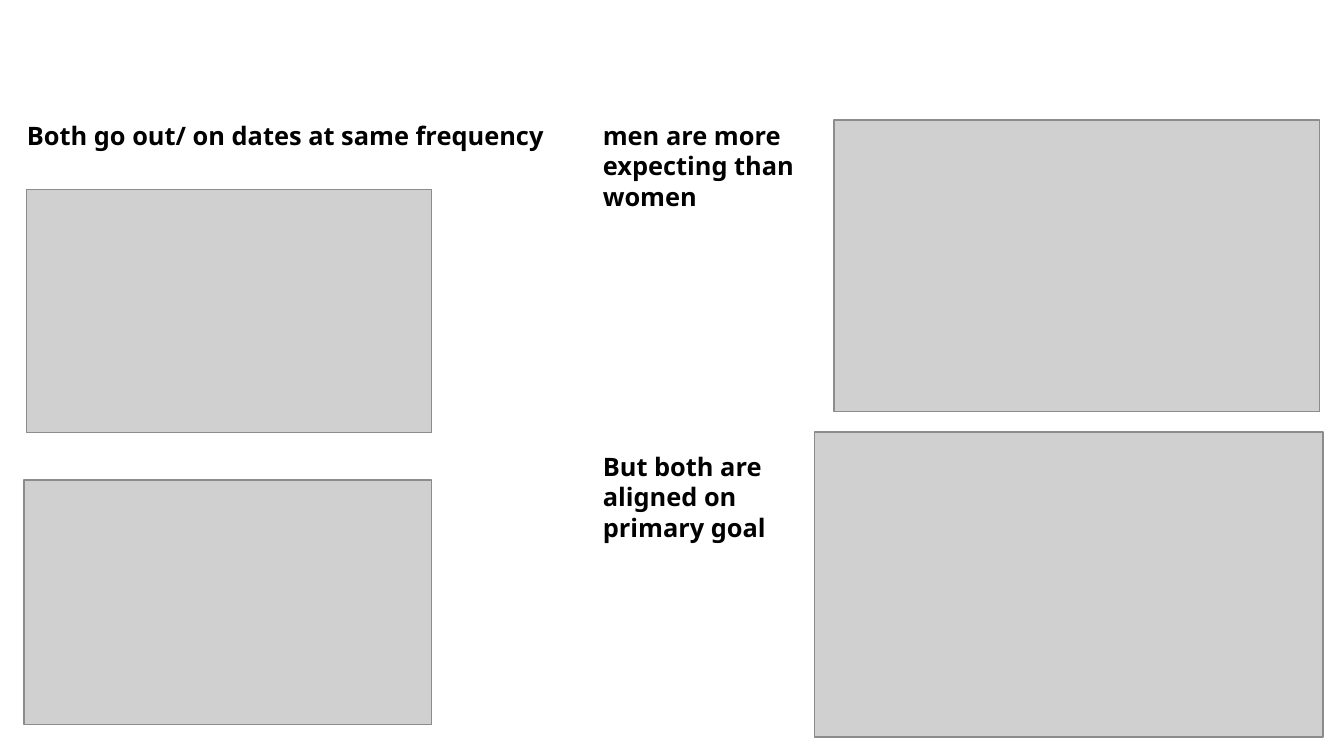
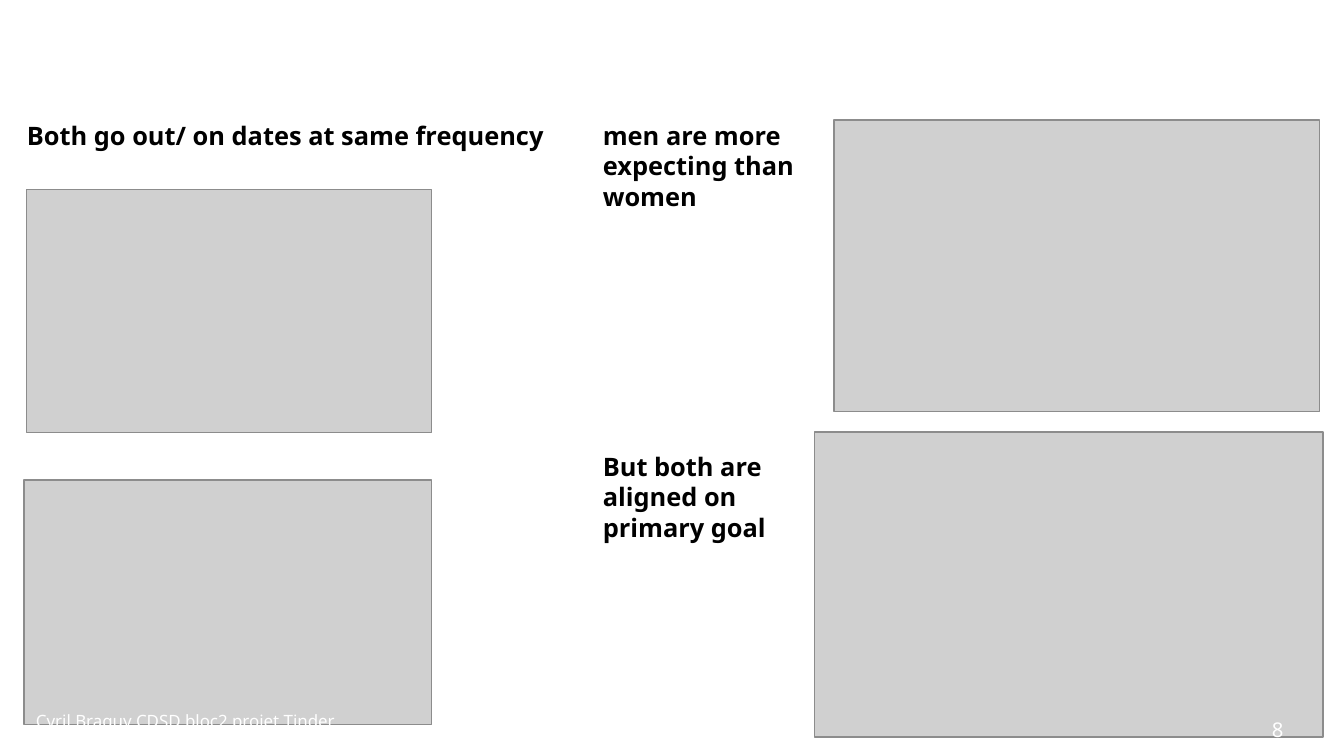
Before and after one commit to cyrilbraguy/Bl2_Tinder, a slide deck: slide 8 of doc/Braguy_CDSD_bl2_tinder.odp. Drawn at 1344x756 pixels with LibreOffice and Linux fonts; fonts in the diff are those of the drawing; grey boxes stand for pictures; background and template pictures are left out. Boxes give left, top, right and bottom in pixels: in the first picture for what was removed or moved away, otherwise in the second. Text is boxed around its words. In the diff, an @@ line names an element or a change of style, - is before the commit and + after.

```diff
--- a/doc/Braguy_CDSD_bl2_tinder.odp
+++ b/doc/Braguy_CDSD_bl2_tinder.odp
@@ text added at box(36, 724, 335, 725), 10 pt, text #FFFFFF @@
+Cyril Braguy CDSD bloc2 projet Tinder
@@ page number added at box(1272, 736, 1284, 738), 12 pt, text #FFFFFF @@
+8
```
Also in this commit, not shown: 14 other slides changed, 1 slide added, 3 other files.
